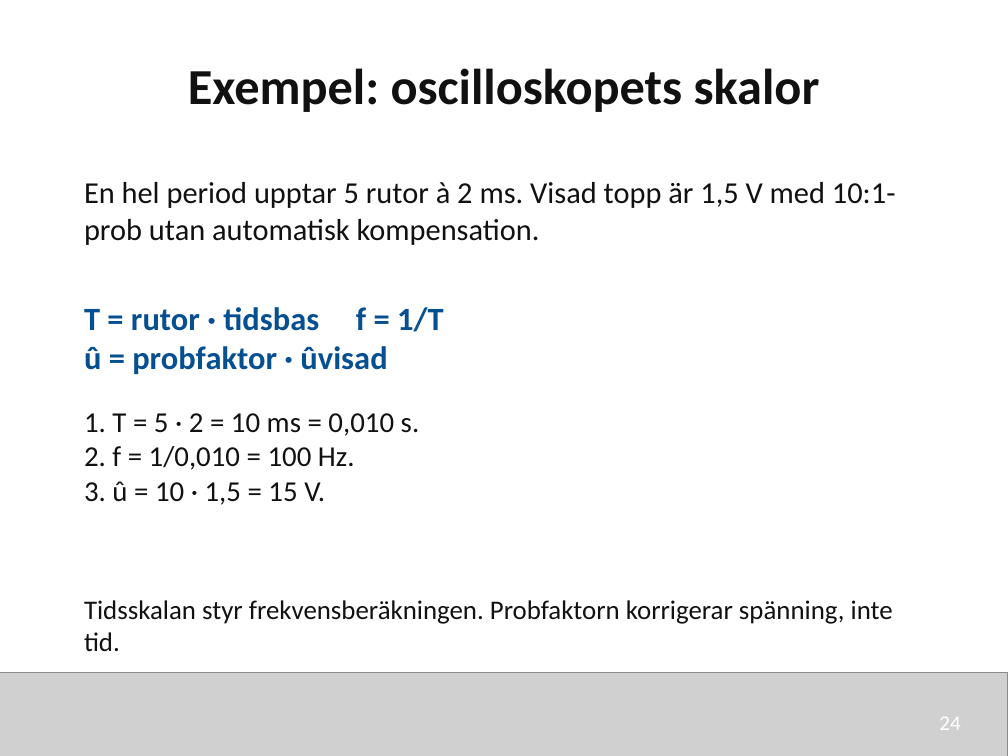
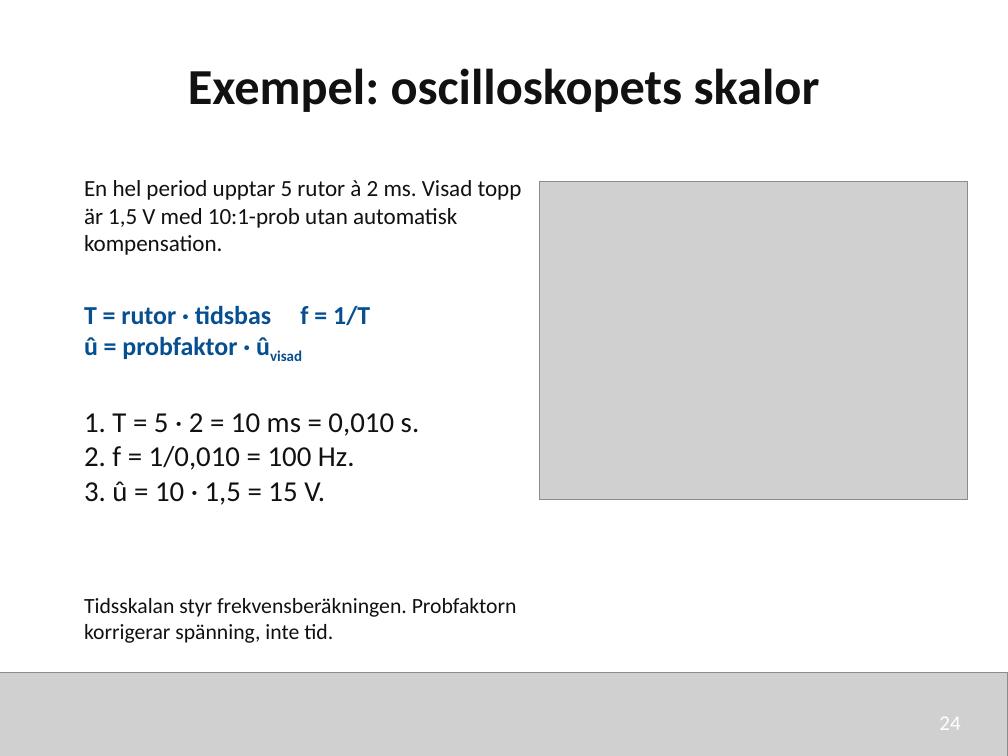
Before and after one commit to nj22az/nj22az.github.io, a slide deck: slide 24 of sjoskolan/vecka-44/aktuell/v44_03_Fordjupad_matteknik_elev.pptx. Drawn at 1008x756 pixels with LibreOffice and Linux fonts; fonts in the diff are those of the drawing; grey boxes stand for pictures. Boxes give left, top, right and bottom in pixels: in the first picture for what was removed or moved away, otherwise in the second. Text is boxed around its words. In the diff, an @@ line names an element or a change of style, - is before the commit and + after.

```diff
--- a/sjoskolan/vecka-44/aktuell/v44_03_Fordjupad_matteknik_elev.pptx
+++ b/sjoskolan/vecka-44/aktuell/v44_03_Fordjupad_matteknik_elev.pptx
@@ text "En hel period upptar 5 ..." at [84, 180, 522, 255]: size 21.8 to 16.5 pt @@
@@ picture added at [539, 181, 968, 500] @@
@@ text "T = rutor · tidsbas ..." at [84, 305, 370, 359]: size 23.2 to 18.5 pt; now subscript in "ûvisad" @@
@@ text "Tidsskalan styr frekvensberäkningen. Probfaktorn korrigerar ..." at [84, 598, 517, 643]: size 19.1 to 15.5 pt @@
```
Also in this commit, not shown: 11 other slides changed, 11 other files.
